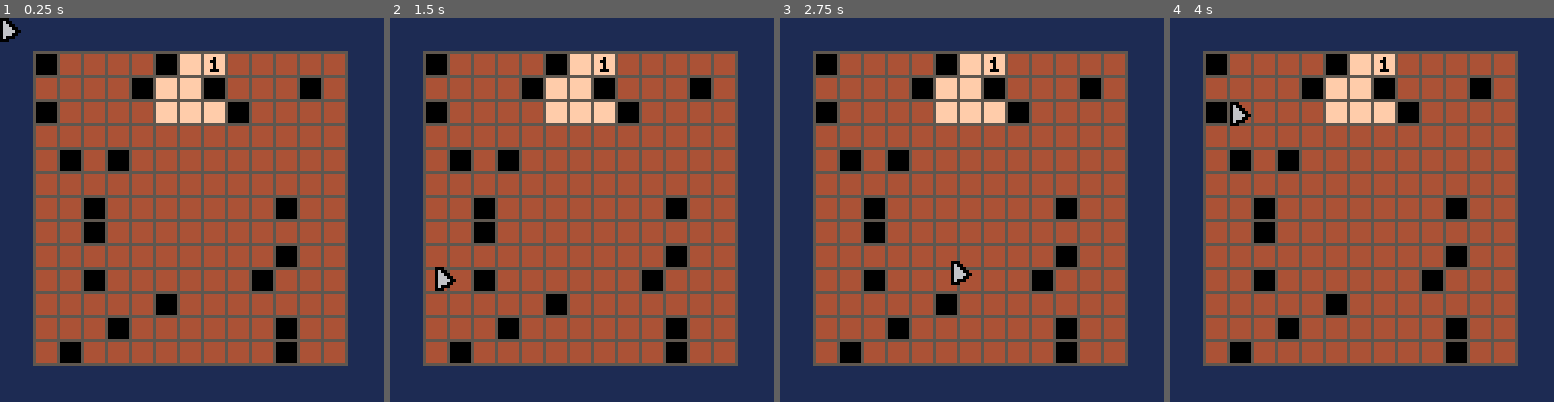
Above: before the commit, frames 1-4 (left to right).
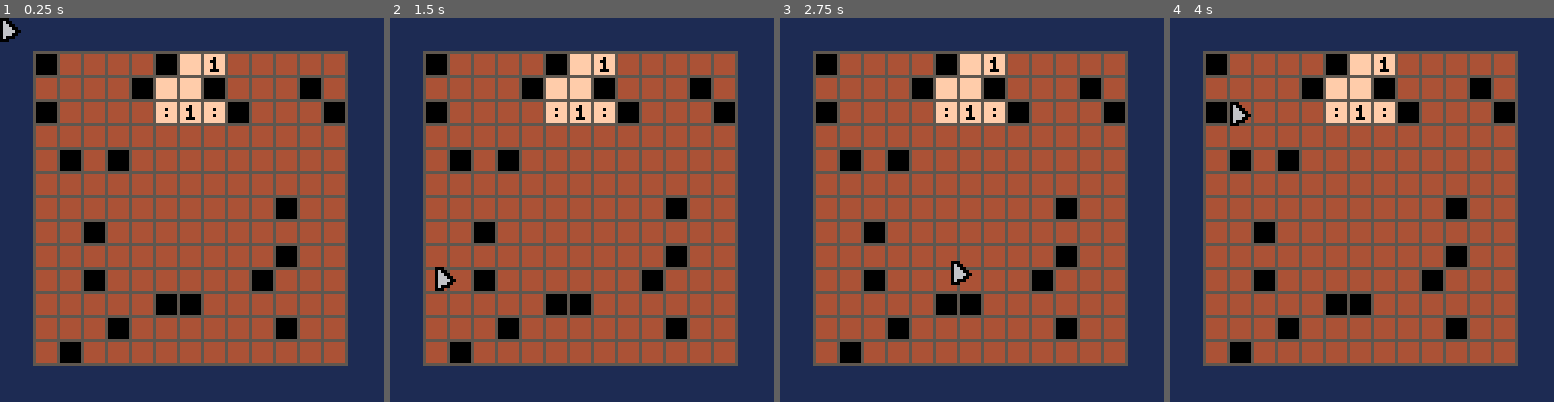
Above: after the commit, the same moments.

Repository: zommerfelds/ldjam57-p8sweeper
Game: PICO-8 cartridge p8sweeper.p8
The game is run twice, just before and just after one commit, with the same random seed, the same clock (stepped at 60 frames per second) and the same inputs.
Inputs (mouse positions are in pixels of both pictures, inside the frame that each line leads up to):
- Up to frame 1 (0.25 s): no input
- Up to frame 2 (1.5 s): click (670, 121) at 0.67 s; click (436, 267) at 1.22 s
- Up to frame 3 (2.75 s): click (887, 114) at 1.77 s; click (952, 259) at 2.32 s
- Up to frame 4 (4 s): click (1404, 106) at 2.87 s; click (1465, 256) at 3.42 s; click (1231, 102) at 3.97 s

The runs differ from the first frame. In frame 1, 1.3% of the frame differs, in the area x 21-90%, y 21-90%; in frame 2, 1.3%; in frame 3, 1.3%; in frame 4, 1.3%.

Commit message:
Split files

Diff:
--- a/game.lua
+++ b/game.lua
@@ -1,122 +1,8 @@
-GRID_WIDTH = 13
-GRID_HEIGHT = 13
-CELL_WIDTH = 8
-CELL_HEIGHT = 8
-GRID_OFFSET_X = (128 - GRID_WIDTH * CELL_WIDTH - 1) / 2
-GRID_OFFSET_Y = (128 - GRID_HEIGHT * CELL_HEIGHT - 1) / 2
-
--- Define constants for grid values
-EMPTY_FIELD = 0
-SOLID_FIELD = 1
-MINE_FIELD = 2
-
 PLAYING = 0
 GAME_OVER = 1
 WIN = 2
 
 win_state = 0
-
--- Initialize the grid
-grid = {}
-for i = 1, GRID_WIDTH do
-  grid[i] = {}
-  for j = 1, GRID_HEIGHT do
-    grid[i][j] = EMPTY_FIELD -- Default all fields to empty
-  end
-end
-
--- Initialize the visibility state of the grid
-visibility = {}
-for i = 1, GRID_WIDTH do
-  visibility[i] = {}
-  for j = 1, GRID_HEIGHT do
-    visibility[i][j] = false -- Default all fields to covered (not uncovered)
-  end
-end
-
--- Initialize the flags state of the grid
-flags = {}
-for i = 1, GRID_WIDTH do
-  flags[i] = {}
-  for j = 1, GRID_HEIGHT do
-    flags[i][j] = false -- Default all fields to unflagged
-  end
-end
-
--- Function to place random mines
-function place_random_mines(grid, mine_count)
-  for _ = 1, mine_count do
-    local x, y
-    repeat
-      x = flr(rnd(GRID_WIDTH)) + 1
-      y = flr(rnd(GRID_HEIGHT)) + 1
-    until grid[x][y] == EMPTY_FIELD -- Ensure the field is empty
-    grid[x][y] = MINE_FIELD
-  end
-end
-
--- Place 10 random mines
-place_random_mines(grid, 20)
-
--- Uncover a 3x3 area at the top middle of the grid
-local start_x = flr(GRID_WIDTH / 2)
-local start_y = 1
-for i = start_x, start_x + 2 do
-  for j = start_y, start_y + 2 do
-    visibility[i][j] = true
-    if grid[i][j] == MINE_FIELD then
-      grid[i][j] = EMPTY_FIELD -- Ensure no mines in this area
-    end
-  end
-end
-
--- Function to place random solid fields
-function place_random_solids(grid, solid_count)
-  for _ = 1, solid_count do
-    local x, y
-    repeat
-      x = flr(rnd(GRID_WIDTH)) + 1
-      y = flr(rnd(GRID_HEIGHT)) + 1
-    until grid[x][y] == EMPTY_FIELD -- Ensure the field is empty
-    grid[x][y] = SOLID_FIELD
-  end
-end
-
--- Place 5 random solid fields
-place_random_solids(grid, 20)
-
--- Function to calculate neighboring mines
-function calculate_neighbors(grid)
-  local neighbors = {}
-  for i = 1, GRID_WIDTH do
-    neighbors[i] = {}
-    for j = 1, GRID_HEIGHT do
-      local count = 0
-      -- Check all adjacent cells
-      for dx = -1, 1 do
-        for dy = -1, 1 do
-          local ni = i + dx
-          local nj = j + dy
-          if ni >= 1 and ni <= GRID_WIDTH and nj >= 1 and nj <= GRID_HEIGHT
-              and (dx != 0 or dy != 0) then
-            if grid[ni][nj] == MINE_FIELD then
-              if dx == 0 or dy == 0 then
-                count += 1 -- Directly adjacent
-              else
-                count += 0.5 -- Diagonal
-              end
-            end
-          end
-        end
-      end
-      neighbors[i][j] = count
-    end
-  end
-  return neighbors
-end
-
--- Calculate neighbors for the current grid
-neighbor_counts = calculate_neighbors(grid)
 
 function draw_number(grid_x, grid_y, number)
   local fnumber = flr(number)
--- /dev/null
+++ b/generator.lua
@@ -0,0 +1,112 @@
+GRID_WIDTH = 13
+GRID_HEIGHT = 13
+CELL_WIDTH = 8
+CELL_HEIGHT = 8
+GRID_OFFSET_X = (128 - GRID_WIDTH * CELL_WIDTH - 1) / 2
+GRID_OFFSET_Y = (128 - GRID_HEIGHT * CELL_HEIGHT - 1) / 2
+
+EMPTY_FIELD = 0
+SOLID_FIELD = 1
+MINE_FIELD = 2
+
+-- Initialize the grid
+grid = {}
+for i = 1, GRID_WIDTH do
+    grid[i] = {}
+    for j = 1, GRID_HEIGHT do
+        grid[i][j] = EMPTY_FIELD -- Default all fields to empty
+    end
+end
+
+-- Initialize the visibility state of the grid
+visibility = {}
+for i = 1, GRID_WIDTH do
+    visibility[i] = {}
+    for j = 1, GRID_HEIGHT do
+        visibility[i][j] = false -- Default all fields to covered (not uncovered)
+    end
+end
+
+-- Initialize the flags state of the grid
+flags = {}
+for i = 1, GRID_WIDTH do
+    flags[i] = {}
+    for j = 1, GRID_HEIGHT do
+        flags[i][j] = false -- Default all fields to unflagged
+    end
+end
+
+-- Function to place random mines
+function place_random_mines(grid, mine_count)
+    for _ = 1, mine_count do
+        local x, y
+        repeat
+            x = flr(rnd(GRID_WIDTH)) + 1
+            y = flr(rnd(GRID_HEIGHT)) + 1
+        until grid[x][y] == EMPTY_FIELD -- Ensure the field is empty
+        grid[x][y] = MINE_FIELD
+    end
+end
+
+-- Place 10 random mines
+place_random_mines(grid, 30)
+
+-- Uncover a 3x3 area at the top middle of the grid
+local start_x = flr(GRID_WIDTH / 2)
+local start_y = 1
+for i = start_x, start_x + 2 do
+    for j = start_y, start_y + 2 do
+        visibility[i][j] = true
+        if grid[i][j] == MINE_FIELD then
+            grid[i][j] = EMPTY_FIELD -- Ensure no mines in this area
+        end
+    end
+end
+
+-- Function to place random solid fields
+function place_random_solids(grid, solid_count)
+    for _ = 1, solid_count do
+        local x, y
+        repeat
+            x = flr(rnd(GRID_WIDTH)) + 1
+            y = flr(rnd(GRID_HEIGHT)) + 1
+        until grid[x][y] == EMPTY_FIELD -- Ensure the field is empty
+        grid[x][y] = SOLID_FIELD
+    end
+end
+
+-- Place 5 random solid fields
+place_random_solids(grid, 20)
+
+-- Function to calculate neighboring mines
+function calculate_neighbors(grid)
+    local neighbors = {}
+    for i = 1, GRID_WIDTH do
+        neighbors[i] = {}
+        for j = 1, GRID_HEIGHT do
+            local count = 0
+            -- Check all adjacent cells
+            for dx = -1, 1 do
+                for dy = -1, 1 do
+                    local ni = i + dx
+                    local nj = j + dy
+                    if ni >= 1 and ni <= GRID_WIDTH and nj >= 1 and nj <= GRID_HEIGHT
+                            and (dx != 0 or dy != 0) then
+                        if grid[ni][nj] == MINE_FIELD then
+                            if dx == 0 or dy == 0 then
+                                count += 1 -- Directly adjacent
+                            else
+                                count += 0.5 -- Diagonal
+                            end
+                        end
+                    end
+                end
+            end
+            neighbors[i][j] = count
+        end
+    end
+    return neighbors
+end
+
+-- Calculate neighbors for the current grid
+neighbor_counts = calculate_neighbors(grid)
--- a/p8sweeper.p8
+++ b/p8sweeper.p8
@@ -2,6 +2,7 @@
 version 42
 __lua__
 #include font.lua
+#include generator.lua
 #include game.lua
 
 __gfx__
